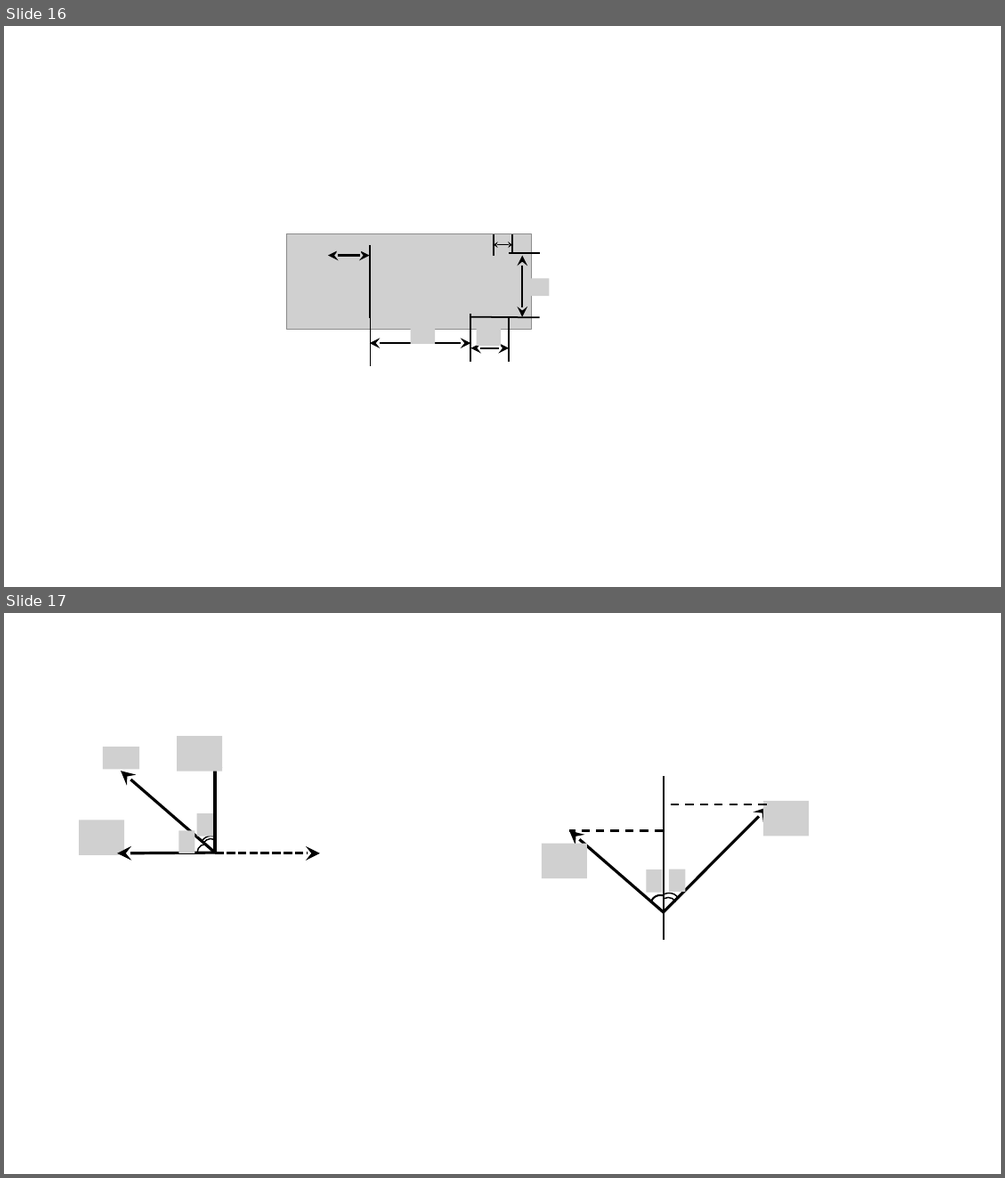
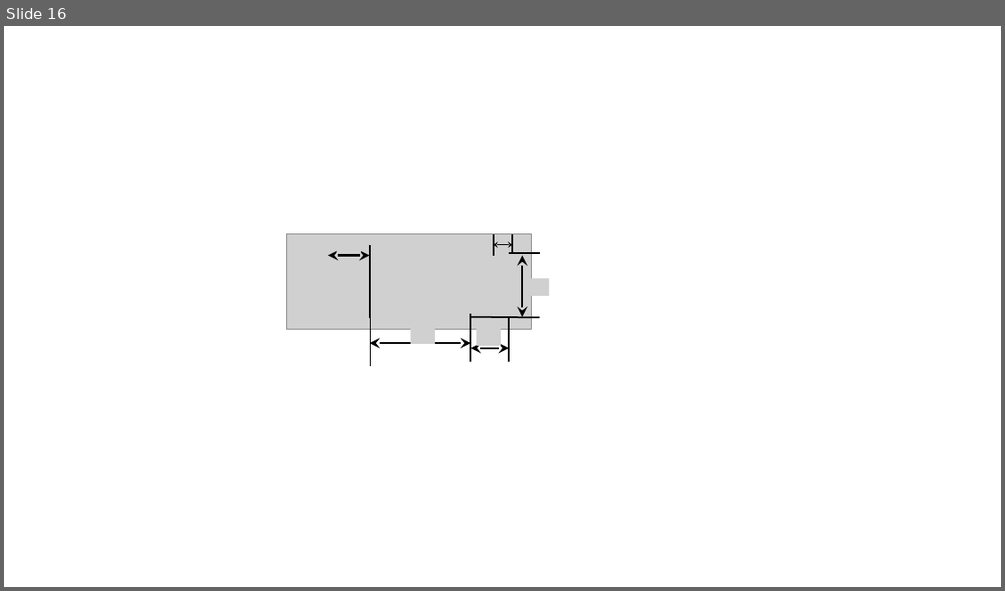
Before and after one commit to savchenko-physics/savchenko-physics.github.io, a slide deck: volunteer/Drawings.pptx. Shown one above the other, each under a label of ours: slides 16 and 17 before the commit, slide 16 after it. The pictures are 1005x1178 and 1005x591 pixels, drawn with LibreOffice and Linux fonts; fonts in the diff are those of the drawing; grey boxes stand for pictures; background and template pictures are left out. Boxes give left, top, right and bottom in pixels: in the first picture for what was removed or moved away, otherwise in the second. Text is boxed around its words. In the diff, an @@ line names an element or a change of style, - is before the commit and + after.

```diff
--- a/volunteer/Drawings.pptx
+++ b/volunteer/Drawings.pptx
@@ slide 17 removed at [4, 613, 1001, 1174], background #FFFFFF @@
@@ picture removed at [177, 736, 222, 771] @@
@@ picture removed at [103, 747, 139, 770] @@
@@ arrow removed from (215, 852) to (121, 771) @@
@@ arrow removed from (215, 853) to (215, 754) @@
@@ line removed from (663, 940) to (663, 775) @@
@@ picture removed at [79, 820, 124, 855] @@
@@ picture removed at [197, 813, 213, 835] @@
@@ arrow removed from (663, 912) to (769, 807) @@
@@ line removed from (767, 804) to (663, 804) @@
@@ picture removed at [764, 801, 809, 835] @@
@@ arrow removed from (215, 852) to (117, 853) @@
@@ picture removed at [179, 831, 195, 853] @@
@@ arc (boxed as its full ellipse) removed at [196, 832, 224, 861] @@
@@ arc (boxed as its full ellipse) removed at [197, 844, 213, 861] @@
@@ arc (boxed as its full ellipse) removed at [200, 835, 221, 858] @@
@@ picture removed at [542, 844, 587, 878] @@
@@ arrow removed from (663, 912) to (569, 831) @@
@@ line removed from (663, 831) to (569, 831) @@
@@ arrow removed from (215, 853) to (320, 853) @@
@@ picture removed at [647, 869, 663, 892] @@
@@ picture removed at [669, 868, 685, 892] @@
@@ arc (boxed as its full ellipse) removed at [650, 893, 673, 914] @@
@@ arc (boxed as its full ellipse) removed at [654, 890, 683, 917] @@
@@ arc (boxed as its full ellipse) removed at [657, 894, 679, 916] @@
```
Also in this commit, not shown: 1 slide added, 7 other files.
